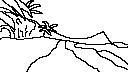
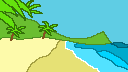
Comparing the layer stacks of the two 128x72 images. Changes:
added layer "veg c" (1st of 2) above "veg c" over [0, 0, 128, 72]
added layer "veg c" (2nd of 2) above "vegetatoin" over [0, 2, 32, 66]
painted on "vegetatoin" over [0, 0, 128, 72]
added layer "ocean c" above "ocean" over [0, 0, 128, 72]
painted on "ocean" over [0, 0, 128, 72]
added layer "coastline c" above "coastline" over [0, 0, 128, 64]
